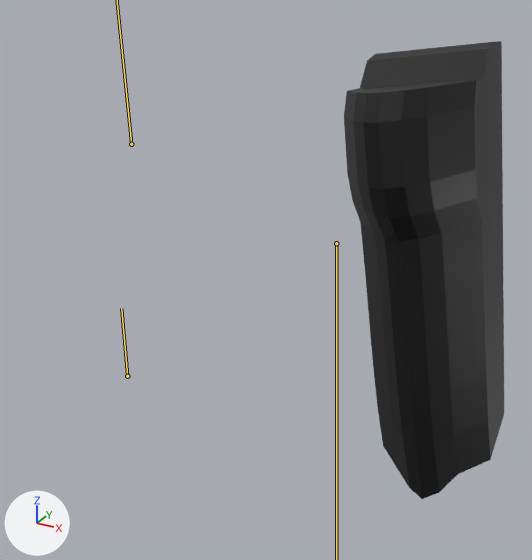
Two versions of the glTF model 3D作品/Asset/Models/Characters/Player/Player_Disarm_Holder.gltf, one commit apart.
Rendered twice from a camera (50 mm lens) standing at (0.251, -0.263, 1.091) and looking at (0.078, 0.053, 0.934). The axes (+X, +Y, +Z) are drawn at lower left. The lights are the same throughout. The bones that change are drawn over the model as lines.

Objects in the first picture: 'Pistol Holder.001'.
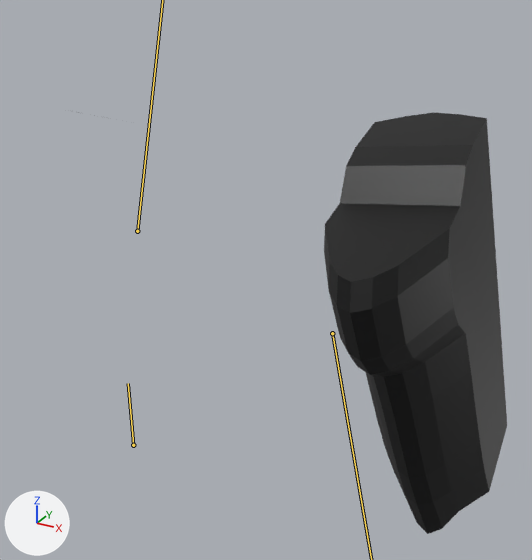
The newer file adds an action. The first version stands in its rest pose; the second is drawn at frame 22 of the action 'Reload_Walk'.

The change in detail:
Bone 'Body' (bone_body) moves from (0.0, 0.0, 0.0) to (0.0, -0.049, 0.0).
Bone 'Abdomen' (bone_abdomen) turns from (0, 0, 0) to (19, 0, 0) degrees about its own x, y and z.
Bone 'UpperLeg.R' (bone_upperleg_r) turns from (0, 0, 0) to (1, 2, -18) degrees about its own x, y and z.

Where the change shows, as pixel boxes [x1, y1, x2, y2] in the pictures (532 x 560 px):
'Pistol Holder.001', posed (14% wider, 8% shorter): before [344, 41, 504, 499]; after [324, 112, 507, 534]
bone 'Body', root to tip: before (127, 376) to (121, 308); after (133, 445) to (128, 383)
